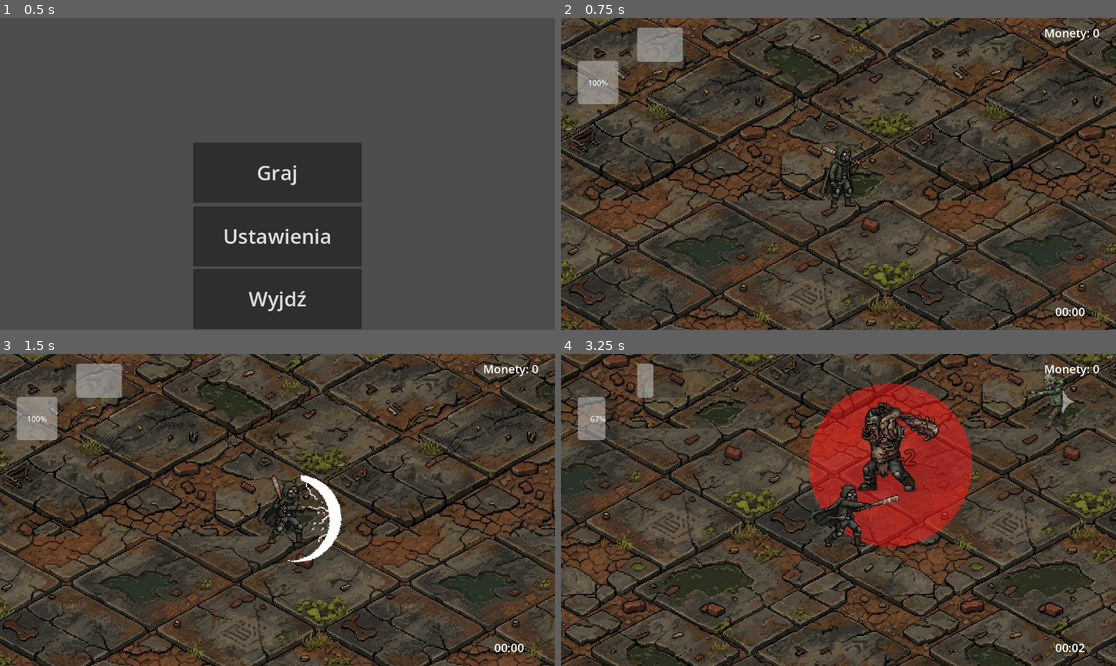
Above: before the commit, frames 1-4 (two rows, left to right).
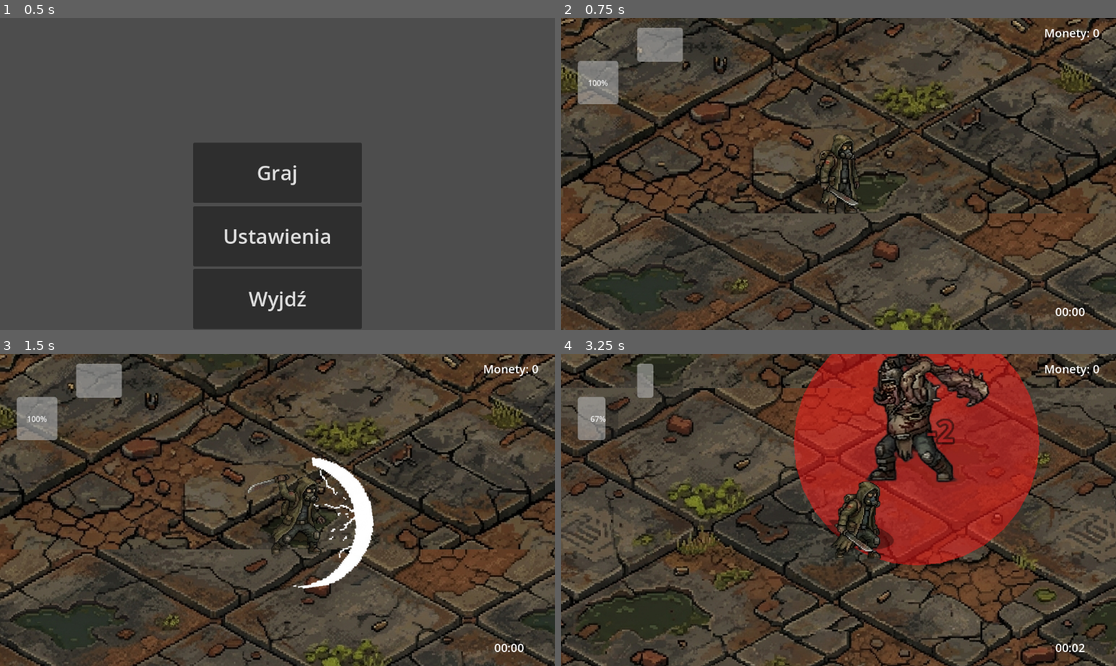
Above: after the commit, the same moments.

Repository: MarsikBlancik/HackathonV3
Game: Godot game, scene res://Menus/main_menu.tscn
Two runs of this game, one before a commit and one after it. Both use one fixed random seed, a clock stepped at 60 frames per second and the inputs below. The engine's default icon, where the game draws it, is replaced by a stand-in: a white triangle on a blue panel in a dark square.
Inputs (mouse positions are in pixels of both pictures, inside the frame that each line leads up to):
- Up to frame 1 (0.5 s): no input
- Up to frame 2 (0.75 s): click "Graj" at 0.5 s
- Up to frame 3 (1.5 s): tap Enter at 1.25 s; move the mouse to (399, 494) at 1.27 s; hold D from 1.28 s (still down); tap B (interact) at 1.35 s; click (399, 494) at 1.42 s
- Up to frame 4 (3.25 s): tap Space at 1.52, 2.27 s; move the mouse to (727, 525) at 2.02 s; release D at 2.03 s; hold S 2.03-2.78 s; tap F at 2.1 s; move the mouse to (894, 441) at 2.77 s; hold D from 2.78 s (still down); tap T at 2.85 s

Frame 1 is identical in both runs. In frame 2, 52% of the frame differs, in the area x 0-100%, y 0-100%; in frame 3, 53%; in frame 4, 59%.

Commit message:
shadow player

Diff:
--- a/Enemies/Boss/boss.tscn
+++ b/Enemies/Boss/boss.tscn
@@ -145,6 +145,7 @@
 texture = ExtResource("2_crsr5")
 
 [node name="Hitbox" type="Area2D" parent="." unique_id=891675244]
+z_index = -1
 
 [node name="CollisionShape2D" type="CollisionShape2D" parent="Hitbox" unique_id=1032865226]
 position = Vector2(17.5, -8.5)
@@ -155,4 +156,4 @@
 scale = Vector2(0.5401734, 0.5401735)
 sprite_frames = SubResource("SpriteFrames_eooyi")
 animation = &"Walk"
-frame_progress = 0.38896865
+frame_progress = 0.13389774
--- a/Player/Player.tscn
+++ b/Player/Player.tscn
@@ -1,53 +1,67 @@
 [gd_scene format=3 uid="uid://conxxkjs4hhsj"]
 
 [ext_resource type="Script" uid="uid://bgaf35s2lqp47" path="res://Player/player.gd" id="1_xhfnw"]
-[ext_resource type="Texture2D" uid="uid://uewwbswx7xiu" path="res://Player/spriteframe.png" id="2_q3lat"]
 [ext_resource type="Script" uid="uid://hkfv6afvt4pg" path="res://Player/gadget_manager.gd" id="3_gadget"]
+[ext_resource type="Texture2D" uid="uid://b6oaie0eui7uk" path="res://Player/Gemini_Generated_Image_ebo6l5ebo6l5ebo6-Photoroom (1).png" id="3_tok1r"]
 
 [sub_resource type="CapsuleShape2D" id="CapsuleShape2D_kpjcp"]
 radius = 9.333334
 height = 43.333336
 
-[sub_resource type="AtlasTexture" id="AtlasTexture_tok1r"]
-atlas = ExtResource("2_q3lat")
-region = Rect2(2137, 1024, 678, 512)
+[sub_resource type="AtlasTexture" id="AtlasTexture_ddoul"]
+atlas = ExtResource("3_tok1r")
+region = Rect2(0, 338, 234, 169)
 
-[sub_resource type="AtlasTexture" id="AtlasTexture_ddoul"]
-atlas = ExtResource("2_q3lat")
-region = Rect2(1459, 1024, 678, 512)
-
-[sub_resource type="AtlasTexture" id="AtlasTexture_q3lat"]
-atlas = ExtResource("2_q3lat")
-region = Rect2(623, 554, 608, 522)
+[sub_resource type="AtlasTexture" id="AtlasTexture_8g4oa"]
+atlas = ExtResource("3_tok1r")
+region = Rect2(234, 338, 234, 169)
 
 [sub_resource type="AtlasTexture" id="AtlasTexture_6ysni"]
-atlas = ExtResource("2_q3lat")
-region = Rect2(1456, 537, 451, 537)
+atlas = ExtResource("3_tok1r")
+region = Rect2(468, 338, 234, 169)
 
 [sub_resource type="AtlasTexture" id="AtlasTexture_vlldt"]
-atlas = ExtResource("2_q3lat")
-region = Rect2(781, 0, 339, 537)
+atlas = ExtResource("3_tok1r")
+region = Rect2(1170, 338, 234, 169)
 
 [sub_resource type="AtlasTexture" id="AtlasTexture_s1rgi"]
-atlas = ExtResource("2_q3lat")
-region = Rect2(1459, 0, 339, 537)
+atlas = ExtResource("3_tok1r")
+region = Rect2(201, 576, 201, 192)
 
 [sub_resource type="AtlasTexture" id="AtlasTexture_j23h2"]
-atlas = ExtResource("2_q3lat")
-region = Rect2(1120, 0, 339, 537)
+atlas = ExtResource("3_tok1r")
+region = Rect2(1005, 567, 201, 189)
 
 [sub_resource type="AtlasTexture" id="AtlasTexture_0j2ni"]
-atlas = ExtResource("2_q3lat")
-region = Rect2(103, 55, 339, 493)
+atlas = ExtResource("3_tok1r")
+region = Rect2(352, 92, 176, 192)
+
+[sub_resource type="AtlasTexture" id="AtlasTexture_v0k0e"]
+atlas = ExtResource("3_tok1r")
+region = Rect2(704, 92, 176, 192)
+
+[sub_resource type="AtlasTexture" id="AtlasTexture_5wa8t"]
+atlas = ExtResource("3_tok1r")
+region = Rect2(176, 92, 176, 192)
+
+[sub_resource type="AtlasTexture" id="AtlasTexture_p7tob"]
+atlas = ExtResource("3_tok1r")
+region = Rect2(624, 576, 156, 192)
 
 [sub_resource type="SpriteFrames" id="SpriteFrames_6ysni"]
 animations = [{
 "frames": [{
-"duration": 1.0,
-"texture": SubResource("AtlasTexture_tok1r")
+"duration": 0.1,
+"texture": SubResource("AtlasTexture_ddoul")
+}, {
+"duration": 0.7,
+"texture": SubResource("AtlasTexture_8g4oa")
+}, {
+"duration": 1.2,
+"texture": SubResource("AtlasTexture_6ysni")
 }, {
 "duration": 1.0,
-"texture": SubResource("AtlasTexture_ddoul")
+"texture": SubResource("AtlasTexture_vlldt")
 }],
 "loop": false,
 "name": &"Attack",
@@ -55,7 +69,7 @@
 }, {
 "frames": [{
 "duration": 1.0,
-"texture": SubResource("AtlasTexture_q3lat")
+"texture": SubResource("AtlasTexture_s1rgi")
 }],
 "loop": false,
 "name": &"Dash",
@@ -63,7 +77,7 @@
 }, {
 "frames": [{
 "duration": 1.0,
-"texture": SubResource("AtlasTexture_6ysni")
+"texture": SubResource("AtlasTexture_j23h2")
 }],
 "loop": false,
 "name": &"Parry",
@@ -71,13 +85,13 @@
 }, {
 "frames": [{
 "duration": 1.0,
-"texture": SubResource("AtlasTexture_vlldt")
+"texture": SubResource("AtlasTexture_0j2ni")
 }, {
 "duration": 1.0,
-"texture": SubResource("AtlasTexture_s1rgi")
+"texture": SubResource("AtlasTexture_v0k0e")
 }, {
 "duration": 1.0,
-"texture": SubResource("AtlasTexture_j23h2")
+"texture": SubResource("AtlasTexture_5wa8t")
 }],
 "loop": true,
 "name": &"Walk",
@@ -85,7 +99,7 @@
 }, {
 "frames": [{
 "duration": 1.0,
-"texture": SubResource("AtlasTexture_0j2ni")
+"texture": SubResource("AtlasTexture_p7tob")
 }],
 "loop": true,
 "name": &"default",
@@ -103,12 +117,22 @@
 shape = SubResource("CapsuleShape2D_kpjcp")
 
 [node name="Camera2D" type="Camera2D" parent="." unique_id=1061501773]
+zoom = Vector2(1.5, 1.5)
 position_smoothing_enabled = true
 
 [node name="GadgetManager" type="Node" parent="." unique_id=528365163]
 script = ExtResource("3_gadget")
 
 [node name="AnimatedSprite2D" type="AnimatedSprite2D" parent="." unique_id=1867849478]
-scale = Vector2(0.3, 0.3)
+position = Vector2(0.99999905, 7.0000005)
+scale = Vector2(0.7078125, 0.7078125)
 sprite_frames = SubResource("SpriteFrames_6ysni")
-animation = &"Dash"
+frame_progress = 0.35091308
+
+[node name="AnimatedSprite2D2" type="AnimatedSprite2D" parent="." unique_id=1584005495]
+modulate = Color(0, 0, 0, 0.37254903)
+z_index = -1
+position = Vector2(-22, 31)
+scale = Vector2(0.59412783, 0.5009985)
+skew = -0.83775824
+sprite_frames = SubResource("SpriteFrames_6ysni")
--- a/Player/player.gd
+++ b/Player/player.gd
@@ -68,6 +68,7 @@
 var ghost_timer: Timer
 
 @onready var animated_sprite: AnimatedSprite2D = $AnimatedSprite2D
+@onready var shadow_sprite: AnimatedSprite2D = $AnimatedSprite2D2 # <--- NOWE: Referencja do cienia
 @onready var camera: Camera2D = $Camera2D
 @onready var gadget_manager: Node = $GadgetManager
 
@@ -167,6 +168,12 @@
 		else:
 			animated_sprite.play("default")
 
+	# --- NOWE: SYNCHRONIZACJA CIENIA ---
+	if shadow_sprite and animated_sprite:
+		shadow_sprite.animation = animated_sprite.animation
+		shadow_sprite.frame = animated_sprite.frame
+		shadow_sprite.flip_h = animated_sprite.flip_h
+
 	# Zastosowanie prędkości do pozycji
 	knockback_velocity = knockback_velocity.lerp(Vector2.ZERO, knockback_friction * delta)
 	position += (current_velocity + knockback_velocity) * delta
Binary file added: Player/Gemini_Generated_Image_ebo6l5ebo6l5ebo6-Photoroom (1).png
Not shown, added: Player/Gemini_Generated_Image_ebo6l5ebo6l5ebo6-Photoroom (1).png.import
